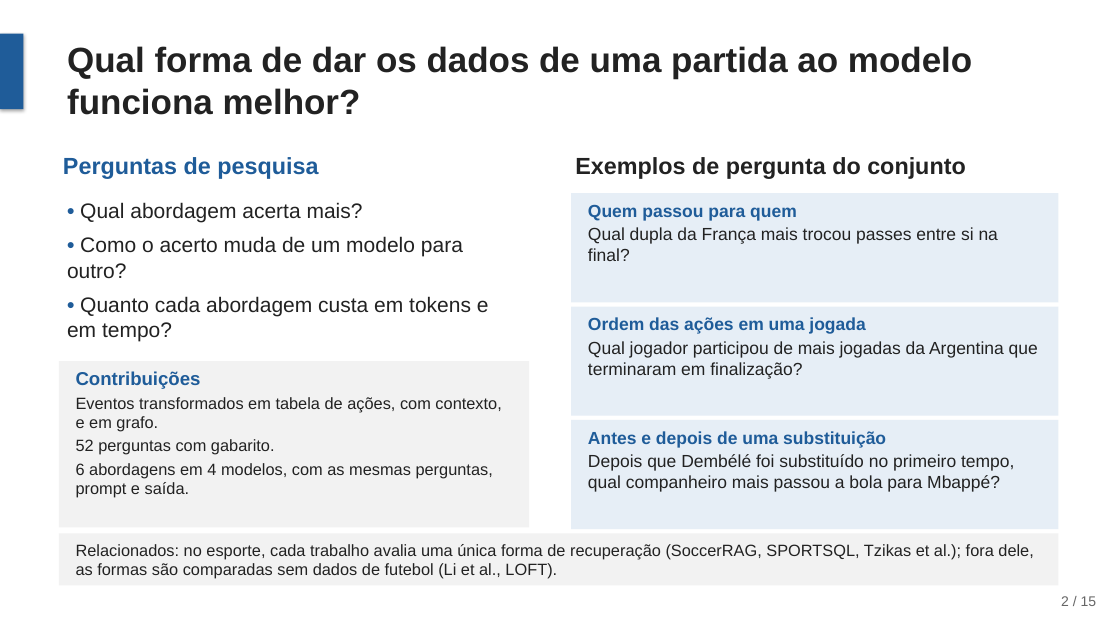
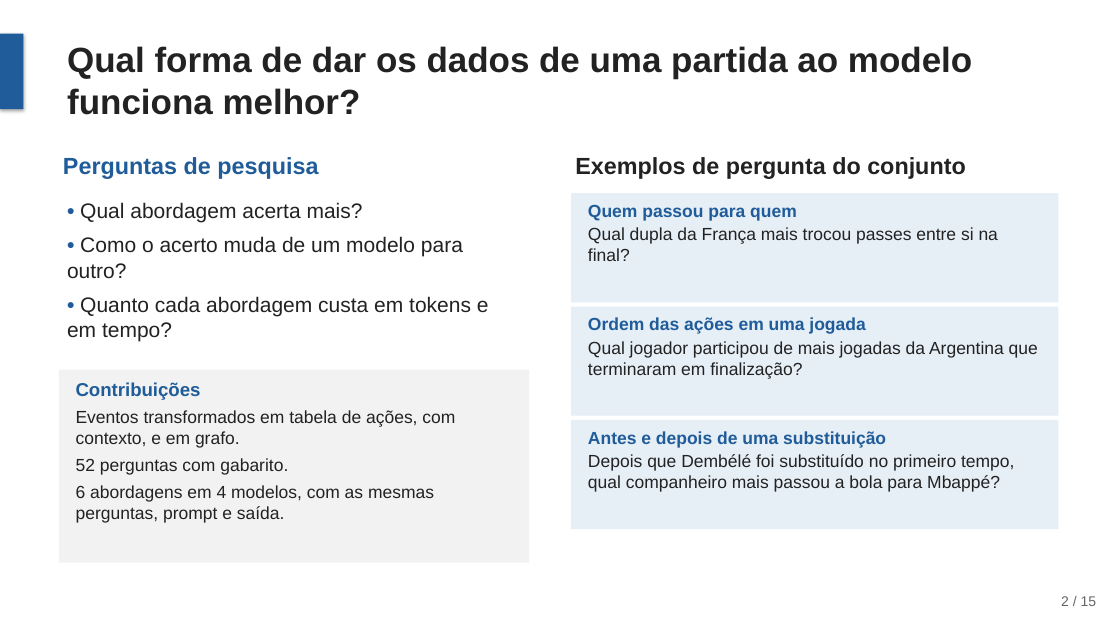
Before and after one commit to joaowinderfeldbussolotto/football-tactics-knowledge-graph, a slide deck: slide 2 of apresentacao/apresentacao.pptx. Drawn at 1120x630 pixels with LibreOffice and Linux fonts; fonts in the diff are those of the drawing. Boxes give left, top, right and bottom in pixels: in the first picture for what was removed or moved away, otherwise in the second. Text is boxed around its words. In the diff, an @@ line names an element or a change of style, - is before the commit and + after.

```diff
--- a/apresentacao/apresentacao.pptx
+++ b/apresentacao/apresentacao.pptx
@@ rectangle: place and size @@
-rectangle at (59,361,529,528)
+rectangle at (59,370,529,563)
@@ text "Contribuições": place and size @@
-text "Contribuições" at (76,371,501,498)
+text "Contribuições" at (76,382,455,523)
@@ text "Contribuições" at (76,382,455,523): size 14 to 15 pt; more space between paragraphs @@
@@ rectangle removed at (59,534,1059,586) @@
@@ text removed at (76,544,1033,579) @@
-Relacionados: no esporte, cada trabalho avalia uma única forma de recuperação (SoccerRAG, SPORTSQL, Tzikas et al.); fora dele, as formas são comparadas sem dados de futebol (Li et al., LOFT).
```
Also in this commit, not shown: 12 other slides changed, 1 slide added, 1 slide removed, 2 other files.
